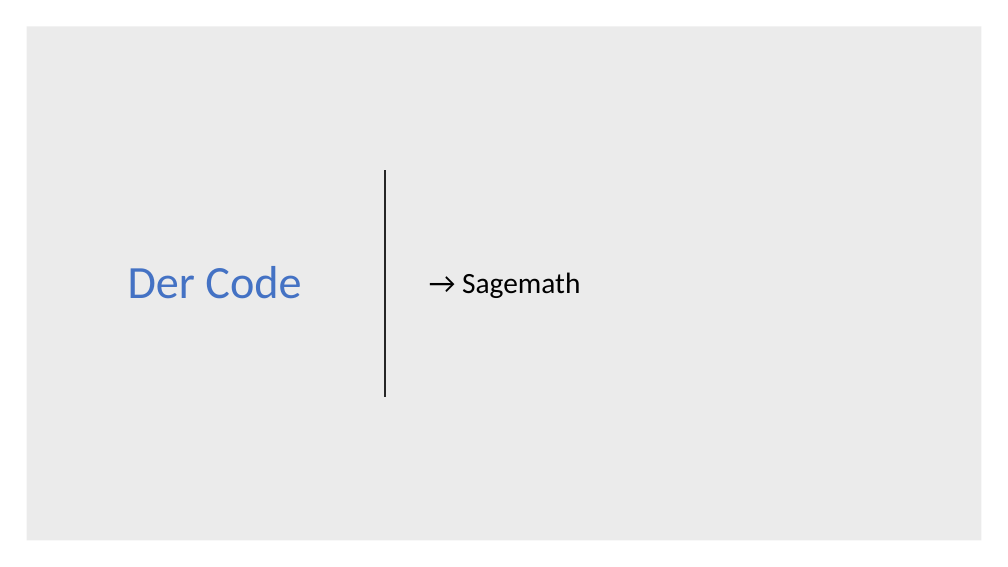
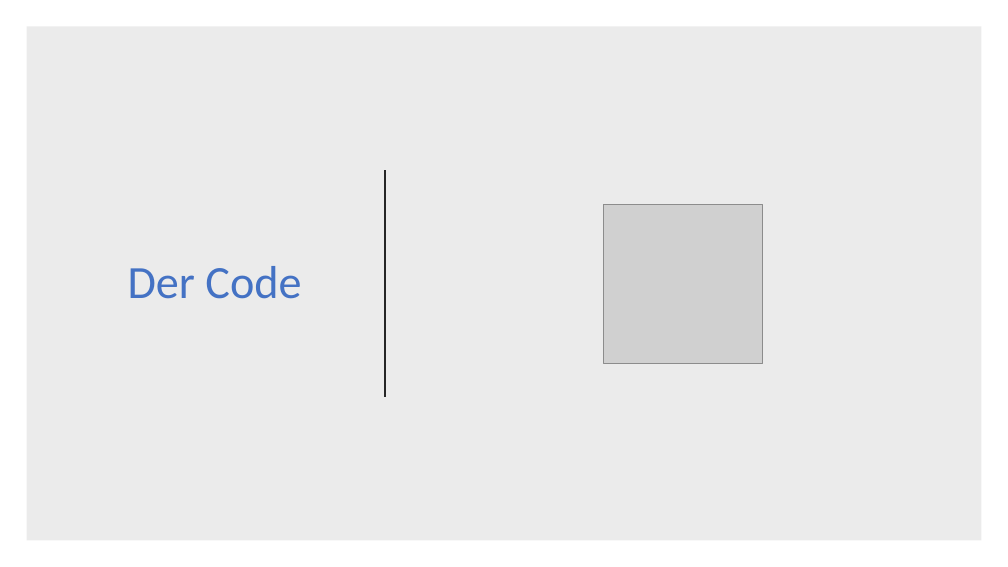
Before and after one commit to DerAlexx/Angewandte-Mathematik, a slide deck: slide 25 of Praktikum_6/Abgabe 6.pptx. Drawn at 1008x567 pixels with LibreOffice and Linux fonts; fonts in the diff are those of the drawing; grey boxes stand for pictures. Boxes give left, top, right and bottom in pixels: in the first picture for what was removed or moved away, otherwise in the second. Text is boxed around its words. In the diff, an @@ line names an element or a change of style, - is before the commit and + after.

```diff
--- a/Praktikum_6/Abgabe 6.pptx
+++ b/Praktikum_6/Abgabe 6.pptx
@@ picture added at [603,204,762,363] @@
@@ text removed at [462,272,580,298] @@
-→ Sagemath
```
Also in this commit, not shown: 5 other slides changed, 5 slides added, 3 slides removed, 1 other file.
